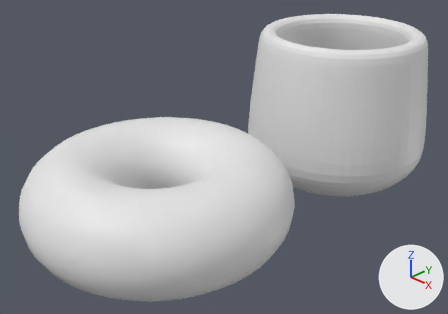
A saved change to the Blender file donut-2026/donut-tut2026-2.blend.
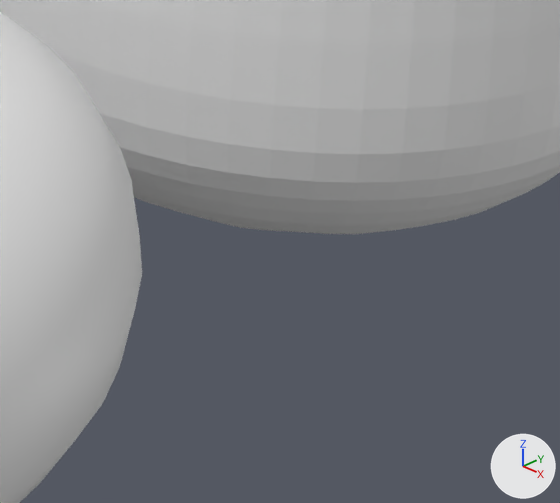
Each version is shown whole from a camera (50 mm lens) standing at (0.518, -0.388, 0.51) and looking at (-0.014, 0.139, 0.158), then close up on the part from 58% to 89% of the width and 44% to 84% of the height. Every picture has the same lights, and +X, +Y and +Z are marked at lower right. The last two pictures show the newer version.
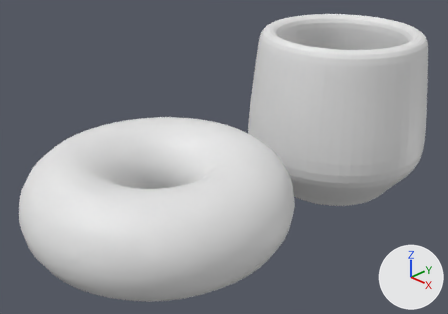
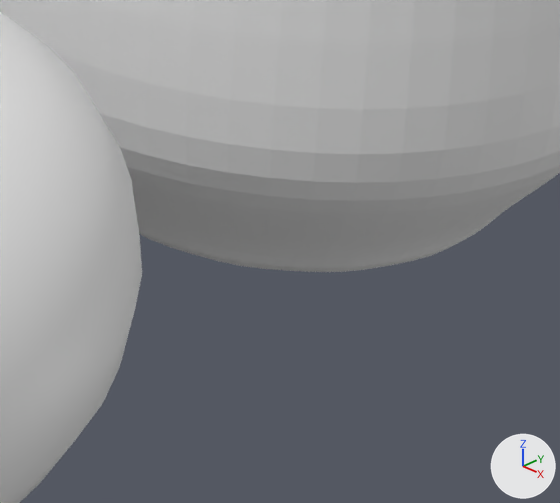
Edits to the bpy script that builds the scene:
```text
Change me_cylinder:
    used by ob_cylinder; location = (0.0055, 0.3615, 0.1748)
    verts and faces of me_cylinder; kept vertices keep their numbers, new ones are numbered from 70
    before: 0 (0.0, 0.09, -0.12), 2 (0.039, 0.081, -0.12), 4 (0.07, 0.056, -0.12), 6 (0.087, 0.02, -0.12), 8 (0.087, -0.02, -0.12)
    before: 10 (0.07, -0.056, -0.12), 12 (0.039, -0.081, -0.12), 14 (0.0, -0.09, -0.12), 16 (-0.039, -0.081, -0.12), 18 (-0.07, -0.056, -0.12)
    before: 20 (-0.087, -0.02, -0.12), 22 (-0.087, 0.02, -0.12), 24 (-0.07, 0.056, -0.12), 26 (-0.039, 0.081, -0.12)
    remove me_cylinder.from_pydata(...)  # 70 vertices, 57 faces; spans x -0.14..0.14, y -0.144..0.144, z -0.12..0.12
    add me_cylinder.from_pydata(...)  # 84 vertices, 71 faces; spans x -0.14..0.14, y -0.144..0.144, z -0.133..0.12
    me_cylinder part 1
    add delete_faces([(0, 2, 4, 6, 8, 10, 12, 14, 16, 18, 20, 22, 24, 26)])
    add for new, old in zip([*range(70, 84)], [0, 2, 4, 6, 8, 10, 12, 14, 16, 18, 20, 22, 24, 26]): verts[new] = verts[old] + (0.0, 0.0, -0.013)
    add faces += [(6, 8, 74, 73), (70, 71, 72, 73, 74, 75, 76, 77, 78, 79, 80, 81, 82, 83), (22, 24, 82, 81), (8, 10, 75, 74), (24, 26, 83, 82), (10, 12, 76, 75)]
    add faces += [(0, 70, 83, 26), (12, 14, 77, 76), (14, 16, 78, 77), (0, 2, 71, 70), (16, 18, 79, 78), (2, 4, 72, 71)]
    add faces += [(18, 20, 80, 79), (4, 6, 73, 72), (20, 22, 81, 80)]
```

Where the change shows, as pixel boxes (x1, y1, x2, y2) in the close-ups (560 x 503 px):
'Cylinder', reshaped
    before: (0, 0, 560, 234)
    after: (0, 0, 560, 272)
part 1 of me_cylinder, built on
    after: (138, 216, 498, 272)
